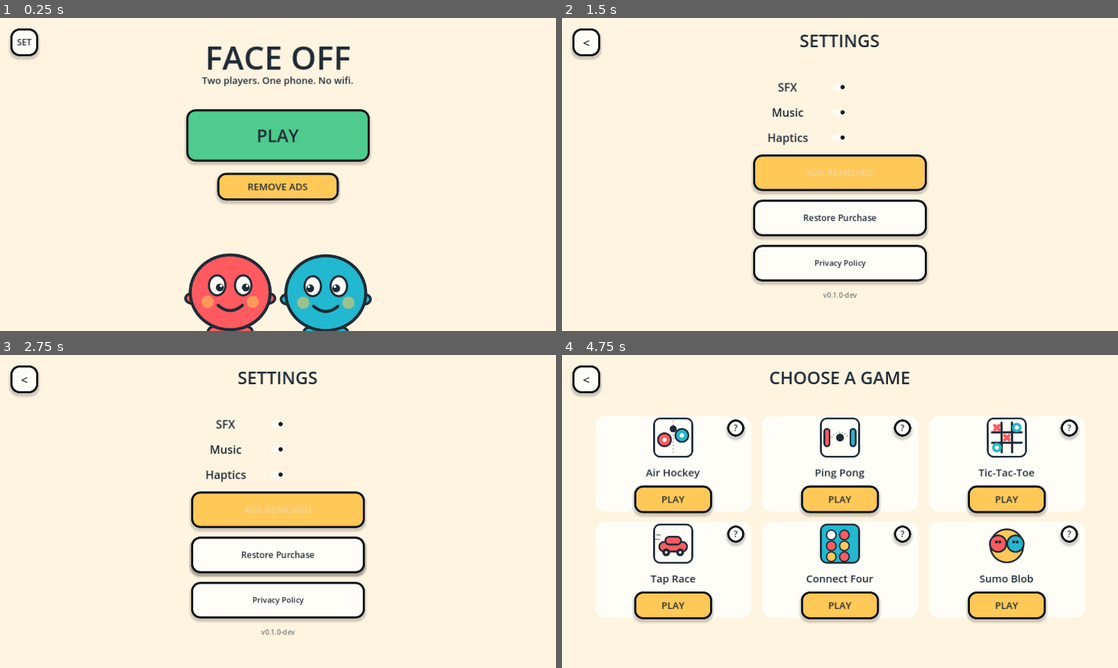
Above: before the commit, frames 1-4 (two rows, left to right).
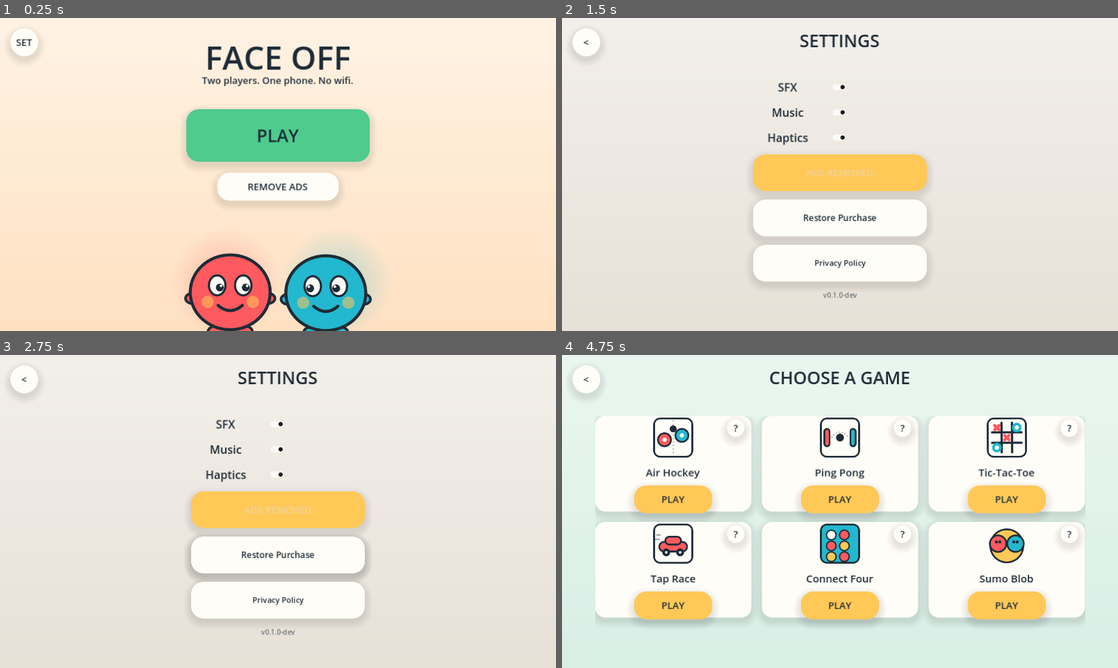
Above: after the commit, the same moments.

Repository: jaynishb/face-off
Game: Godot game, scene res://shell/main_menu/MainMenu.tscn
The game is run twice, just before and just after one commit, with the same random seed, the same clock (stepped at 60 frames per second) and the same inputs. Sound files missing from this copy of the repository are replaced by a short silence.
Inputs:
- Up to frame 1 (0.25 s): no input
- Up to frame 2 (1.5 s): click "SET" at 0.5 s; click "REMOVE ADS" at 1.25 s
- Up to frame 3 (2.75 s): click "Restore Purchase" at 2 s
- Up to frame 4 (4.75 s): click "Privacy Policy" at 2.75 s; click "<" at 3.5 s; click "PLAY" at 4.25 s

The runs differ from the first frame. In frame 1, 18% of the frame differs, in the area x 0-100%, y 3-100%; in frame 2, 4.4%; in frame 3, 4.7%; in frame 4, 34%, in the area x 0-100%, y 2-100%.

Commit message:
Shell pass: soft gradient/borderless card style, à la wellness-app onboarding
Layers a second, distinct visual language onto the shell screens (Main
Menu, Game Select, Rules Card, Results, WinBanner, Settings) — soft
pastel gradient backgrounds and borderless rounded cards/buttons with a
gentle drop shadow, closer to a modern wellness-app onboarding flow than
the game's sticker HUD. Purely additive: Juice.gd's in-game sticker
rendering and MatchHost's HUD chrome are untouched, and the fixed
P1/P2 player colors are unchanged.

- Palette.gd: per-screen soft gradient pairs (GRADIENT_MENU/SELECT/
  RULES/RESULTS/SETTINGS).
- UIUtil.gd: gradient_bg(), soft_glow(), soft_panel_style(),
  make_soft_button()/make_soft_round_button() alongside the existing
  sticker-style helpers.
- Wired the new helpers into all six shell screens; WinBanner's win
  text now sits on a soft card instead of bare on screen, and the Main
  Menu mascots get a soft brand-colored glow behind them.

Verified with a real Godot 4.3 Web export driven via Playwright/
Chromium (Main Menu, Game Select, Rules Card).

Diff:
--- a/shared/Palette.gd
+++ b/shared/Palette.gd
@@ -43,6 +43,26 @@
 const BOARD_CHARCOAL := Color("#2A3038")
 const BOARD_HOLE := Color("#49535E")
 
+## Soft pastel gradients for the shell (menu/select/rules/results/settings) --
+## each screen gets its own muted mood the same way each game owns a
+## full-screen ground colour above. This is the "smooth, clean" shell look
+## layered on top of the sticker style, which still governs in-game
+## rendering (Juice.gd) and the match HUD -- see CLAUDE.md.
+const GRADIENT_MENU_TOP := Color("#FFF3E4")
+const GRADIENT_MENU_BOTTOM := Color("#FFE1C2")
+
+const GRADIENT_SELECT_TOP := Color("#EAF7F0")
+const GRADIENT_SELECT_BOTTOM := Color("#D8EFE6")
+
+const GRADIENT_RULES_TOP := Color("#E8F5F7")
+const GRADIENT_RULES_BOTTOM := Color("#D6ECEF")
+
+const GRADIENT_RESULTS_TOP := Color("#FFF6DE")
+const GRADIENT_RESULTS_BOTTOM := Color("#FFE9B8")
+
+const GRADIENT_SETTINGS_TOP := Color("#F3EFEA")
+const GRADIENT_SETTINGS_BOTTOM := Color("#E7E1D8")
+
 static func for_player(player: int) -> Color:
 	return PLAYER_1 if player == 1 else PLAYER_2
 
--- a/shared/UIUtil.gd
+++ b/shared/UIUtil.gd
@@ -13,6 +13,94 @@
 	parent.add_child(bg)
 	parent.move_child(bg, 0)
 	return bg
+
+## A soft top-to-bottom gradient background, for the shell's smooth/clean
+## look (as opposed to the flat sticker grounds games render with). Same
+## call shape as full_rect_bg -- drop-in replacement on shell screens.
+static func gradient_bg(parent: Control, top_color: Color, bottom_color: Color) -> TextureRect:
+	var gradient := Gradient.new()
+	gradient.set_color(0, top_color)
+	gradient.set_color(1, bottom_color)
+	var tex := GradientTexture2D.new()
+	tex.gradient = gradient
+	tex.fill = GradientTexture2D.FILL_LINEAR
+	tex.fill_from = Vector2(0, 0)
+	tex.fill_to = Vector2(0, 1)
+	tex.width = 2
+	tex.height = 512
+
+	var bg := TextureRect.new()
+	bg.texture = tex
+	bg.stretch_mode = TextureRect.STRETCH_SCALE
+	bg.set_anchors_preset(Control.PRESET_FULL_RECT)
+	bg.mouse_filter = Control.MOUSE_FILTER_IGNORE
+	parent.add_child(bg)
+	parent.move_child(bg, 0)
+	return bg
+
+## A soft blurred glow, e.g. behind a mascot or hero element -- radial,
+## fading to transparent, no hard edge. Purely decorative (ignores input).
+static func soft_glow(parent: Control, color: Color, diameter: float = 240.0) -> TextureRect:
+	var gradient := Gradient.new()
+	gradient.set_color(0, Color(color, 0.35))
+	gradient.set_color(1, Color(color, 0.0))
+	var tex := GradientTexture2D.new()
+	tex.gradient = gradient
+	tex.fill = GradientTexture2D.FILL_RADIAL
+	tex.fill_from = Vector2(0.5, 0.5)
+	tex.fill_to = Vector2(1.0, 0.5)
+	tex.width = 128
+	tex.height = 128
+
+	var glow := TextureRect.new()
+	glow.texture = tex
+	glow.custom_minimum_size = Vector2(diameter, diameter)
+	glow.size = Vector2(diameter, diameter)
+	glow.mouse_filter = Control.MOUSE_FILTER_IGNORE
+	parent.add_child(glow)
+	return glow
+
+## A soft, borderless rounded panel style -- the shell's "smooth card" look:
+## no hard outline (unlike the sticker style's thick ink edge), just a
+## gentle drop shadow. Used for shell cards/tiles/panels.
+static func soft_panel_style(bg_color: Color = Palette.SURFACE, corner: float = 28.0) -> StyleBoxFlat:
+	var style := StyleBoxFlat.new()
+	style.bg_color = bg_color
+	style.set_corner_radius_all(int(corner))
+	style.shadow_color = Color(0, 0, 0, 0.10)
+	style.shadow_size = 18
+	style.shadow_offset = Vector2(0, 8)
+	return style
+
+## A smooth, borderless button for shell screens -- rounded corners and a
+## soft shadow, no thick ink outline (that's reserved for the sticker style
+## games/match-HUD use). Same call shape as make_button.
+static func make_soft_button(text: String, font_size: int = 28, bg_color: Color = Palette.ACCENT, text_color: Color = Palette.INK) -> Button:
+	var btn := Button.new()
+	btn.text = text
+	btn.custom_minimum_size = Vector2(280, 84)
+	btn.add_theme_font_size_override("font_size", font_size)
+	btn.add_theme_color_override("font_color", text_color)
+	btn.add_theme_color_override("font_hover_color", text_color)
+	btn.add_theme_color_override("font_pressed_color", text_color)
+
+	var style := soft_panel_style(bg_color, 28.0)
+	for state in ["normal", "hover", "pressed", "focus", "disabled"]:
+		btn.add_theme_stylebox_override(state, style)
+
+	wire_bounce(btn)
+	return btn
+
+## A circular soft icon button (back/close/settings) matching make_soft_button.
+static func make_soft_round_button(text: String, diameter: float = 56.0, bg_color: Color = Palette.SURFACE) -> Button:
+	var btn := make_soft_button(text, 22, bg_color)
+	btn.custom_minimum_size = Vector2(diameter, diameter)
+	btn.size = Vector2(diameter, diameter)
+	var style: StyleBoxFlat = btn.get_theme_stylebox("normal").duplicate()
+	style.set_corner_radius_all(int(diameter * 0.5))
+	for state in ["normal", "hover", "pressed", "focus", "disabled"]:
+		btn.add_theme_stylebox_override(state, style)
+	return btn
 
 static func make_button(text: String, font_size: int = 28, bg_color: Color = Palette.ACCENT) -> Button:
 	var btn := Button.new()
--- a/shared/components/WinBanner.gd
+++ b/shared/components/WinBanner.gd
@@ -6,6 +6,7 @@
 @export var title_label_path: NodePath
 
 var _title_label: Label
+var _card: PanelContainer
 
 func _ready() -> void:
 	layer = 40
@@ -15,13 +16,18 @@
 	visible = false
 
 func _build_ui() -> void:
+	_card = PanelContainer.new()
+	var style := UIUtil.soft_panel_style(Palette.SURFACE, 32.0)
+	style.set_content_margin_all(28)
+	_card.add_theme_stylebox_override("panel", style)
+	_card.set_anchors_preset(Control.PRESET_CENTER)
+	add_child(_card)
+
 	_title_label = Label.new()
-	_title_label.set_anchors_preset(Control.PRESET_CENTER)
 	_title_label.horizontal_alignment = HORIZONTAL_ALIGNMENT_CENTER
 	_title_label.vertical_alignment = VERTICAL_ALIGNMENT_CENTER
 	_title_label.add_theme_font_size_override("font_size", 64)
-	_title_label.pivot_offset = Vector2(160, 40)
-	add_child(_title_label)
+	_card.add_child(_title_label)
 
 func show_winner(winner: int) -> void:
 	visible = true
@@ -35,7 +41,11 @@
 		_title_label.text = "PLAYER %d WINS!" % winner
 		_title_label.add_theme_color_override("font_color", Palette.for_player(winner))
 
-	_title_label.scale = Vector2(0.5, 0.5)
+	var anim_root: Control = _card if _card else _title_label
+	anim_root.scale = Vector2(0.5, 0.5)
+	if _card:
+		await get_tree().process_frame
+		_card.pivot_offset = _card.size * 0.5
 	var tween := create_tween()
 	tween.set_trans(Tween.TRANS_BACK).set_ease(Tween.EASE_OUT)
-	tween.tween_property(_title_label, "scale", Vector2.ONE, 0.35)
+	tween.tween_property(anim_root, "scale", Vector2.ONE, 0.35)
--- a/shell/game_select/GameSelect.gd
+++ b/shell/game_select/GameSelect.gd
@@ -1,14 +1,13 @@
 extends Control
-## Game Select — chunky tiles, one per launch-roster game, each with its own
-## [?] rules button. Tapping a tile the first time auto-opens the rules card
-## before starting; subsequent taps launch straight in.
+## Game Select — one soft, shadowed tile per launch-roster game, each with
+## its own [?] rules button. Tapping a tile the first time auto-opens the
+## rules card before starting; subsequent taps launch straight in.
 
 func _ready() -> void:
-	UIUtil.full_rect_bg(self, Palette.BACKGROUND)
+	UIUtil.gradient_bg(self, Palette.GRADIENT_SELECT_TOP, Palette.GRADIENT_SELECT_BOTTOM)
 	AudioManager.play_menu_music()
 
-	var back_btn := UIUtil.make_button("<", 28, Palette.SURFACE)
-	back_btn.custom_minimum_size = Vector2(64, 64)
+	var back_btn := UIUtil.make_soft_round_button("<", 64, Palette.SURFACE)
 	back_btn.position = Vector2(24, 24)
 	back_btn.pressed.connect(func(): get_tree().change_scene_to_file("res://shell/main_menu/MainMenu.tscn"))
 	add_child(back_btn)
@@ -51,10 +50,7 @@
 	tile.custom_minimum_size = Vector2(360, 220)
 
 	var panel := Panel.new()
-	var style := StyleBoxFlat.new()
-	style.bg_color = Palette.SURFACE
-	style.set_corner_radius_all(24)
-	panel.add_theme_stylebox_override("panel", style)
+	panel.add_theme_stylebox_override("panel", UIUtil.soft_panel_style(Palette.SURFACE, 24.0))
 	panel.set_anchors_preset(Control.PRESET_FULL_RECT)
 	tile.add_child(panel)
 
@@ -81,15 +77,14 @@
 	# this self-corrects with no code change once the scene file lands.
 	var built := ResourceLoader.exists(meta.get("scene", ""))
 
-	var play_btn := UIUtil.make_button("PLAY" if built else "SOON", 22, Palette.ACCENT if built else Palette.SURFACE)
+	var play_btn := UIUtil.make_soft_button("PLAY" if built else "SOON", 22, Palette.ACCENT if built else Palette.SURFACE)
 	play_btn.custom_minimum_size = Vector2(180, 64)
 	play_btn.size_flags_horizontal = Control.SIZE_SHRINK_CENTER
 	play_btn.disabled = not built
 	play_btn.pressed.connect(func(): _on_tile_pressed(game_id))
 	vbox.add_child(play_btn)
 
-	var rules_btn := UIUtil.make_button("?", 20, Palette.SURFACE)
-	rules_btn.custom_minimum_size = Vector2(40, 40)
+	var rules_btn := UIUtil.make_soft_round_button("?", 40, Palette.SURFACE)
 	rules_btn.position = Vector2(360 - 56, 8)
 	rules_btn.pressed.connect(func(): _show_rules(game_id))
 	tile.add_child(rules_btn)
--- a/shell/main_menu/MainMenu.gd
+++ b/shell/main_menu/MainMenu.gd
@@ -10,15 +10,14 @@
 var _p2_mascot: TextureRect
 
 func _ready() -> void:
-	UIUtil.full_rect_bg(self, Palette.BACKGROUND)
+	UIUtil.gradient_bg(self, Palette.GRADIENT_MENU_TOP, Palette.GRADIENT_MENU_BOTTOM)
 	GameManager.clear_session_tally()
 	AudioManager.play_menu_music()
 
 	# Plain ASCII text, not a symbol glyph -- the default engine font has no
 	# coverage for gear/emoji codepoints and silently draws a tofu box
 	# instead (same class of bug fixed for game-tile emoji; see CLAUDE.md).
-	var settings_btn := UIUtil.make_button("SET", 20, Palette.SURFACE)
-	settings_btn.custom_minimum_size = Vector2(64, 64)
+	var settings_btn := UIUtil.make_soft_round_button("SET", 64, Palette.SURFACE)
 	settings_btn.position = Vector2(24, 24)
 	settings_btn.pressed.connect(func(): get_tree().change_scene_to_file("res://shell/settings/Settings.tscn"))
 	add_child(settings_btn)
@@ -40,21 +39,27 @@
 	subtitle.size = Vector2(Field.width(), 40)
 	add_child(subtitle)
 
-	var play_btn := UIUtil.make_button("PLAY", 40, Palette.SUCCESS)
+	var play_btn := UIUtil.make_soft_button("PLAY", 40, Palette.SUCCESS)
 	play_btn.custom_minimum_size = Vector2(420, 120)
 	play_btn.position = Vector2(Field.mid_x() - 210, 210)
 	play_btn.pressed.connect(_on_play_pressed)
 	add_child(play_btn)
 	UIUtil.pop_in(play_btn, 0.1)
 
-	var remove_ads_btn := UIUtil.make_button(
-		"ADS REMOVED" if SaveManager.ad_free else "REMOVE ADS", 22
+	var remove_ads_btn := UIUtil.make_soft_button(
+		"ADS REMOVED" if SaveManager.ad_free else "REMOVE ADS", 22, Palette.SURFACE
 	)
 	remove_ads_btn.custom_minimum_size = Vector2(280, 64)
 	remove_ads_btn.position = Vector2(Field.mid_x() - 140, 356)
 	remove_ads_btn.disabled = SaveManager.ad_free
 	remove_ads_btn.pressed.connect(_on_remove_ads_pressed)
 	add_child(remove_ads_btn)
+
+	# A soft brand-coloured glow behind each mascot -- the "smooth, clean"
+	# equivalent of the reference art's glowing/sparkling hero character,
+	# added before the mascots themselves so it renders behind them.
+	UIUtil.soft_glow(self, Palette.PLAYER_1, 260.0).position = Vector2(Field.mid_x() - 250, 480)
+	UIUtil.soft_glow(self, Palette.PLAYER_2, 260.0).position = Vector2(Field.mid_x() + 5, 480)
 
 	_p1_mascot = _build_mascot("res://shared/art/mascot_p1.svg", Vector2(Field.mid_x() - 220, 515), false)
 	_p2_mascot = _build_mascot("res://shared/art/mascot_p2.svg", Vector2(Field.mid_x() + 70, 515), true)
--- a/shell/results/Results.gd
+++ b/shell/results/Results.gd
@@ -4,7 +4,7 @@
 ## be the biggest, brightest button on the screen (PRD 7.5).
 
 func _ready() -> void:
-	UIUtil.full_rect_bg(self, Palette.BACKGROUND)
+	UIUtil.gradient_bg(self, Palette.GRADIENT_RESULTS_TOP, Palette.GRADIENT_RESULTS_BOTTOM)
 	AudioManager.play_menu_music()
 
 	var winner: int = GameManager.last_winner
@@ -17,20 +17,26 @@
 	add_child(title)
 
 	var tally := GameManager.get_session_tally(GameManager.current_game_id)
+	var tally_card := Panel.new()
+	tally_card.add_theme_stylebox_override("panel", UIUtil.soft_panel_style(Palette.SURFACE, 24.0))
+	tally_card.custom_minimum_size = Vector2(360, 56)
+	tally_card.position = Vector2(Field.mid_x() - 180, 210)
+	add_child(tally_card)
+
 	var tally_label := UIUtil.make_label(
 		"Today:  P1 %d — %d P2" % [tally.get("p1_wins", 0), tally.get("p2_wins", 0)], 26
 	)
-	tally_label.position = Vector2(0, 220)
-	tally_label.size = Vector2(Field.width(), 40)
-	add_child(tally_label)
+	tally_label.set_anchors_preset(Control.PRESET_FULL_RECT)
+	tally_label.vertical_alignment = VERTICAL_ALIGNMENT_CENTER
+	tally_card.add_child(tally_label)
 
-	var rematch_btn := UIUtil.make_button("REMATCH", 40, Palette.SUCCESS)
+	var rematch_btn := UIUtil.make_soft_button("REMATCH", 40, Palette.SUCCESS)
 	rematch_btn.custom_minimum_size = Vector2(440, 140)
 	rematch_btn.position = Vector2(Field.mid_x() - 460, 420)
 	rematch_btn.pressed.connect(_on_rematch_pressed)
 	add_child(rematch_btn)
 
-	var menu_btn := UIUtil.make_button("MENU", 32, Palette.SURFACE)
+	var menu_btn := UIUtil.make_soft_button("MENU", 32, Palette.SURFACE)
 	menu_btn.custom_minimum_size = Vector2(280, 100)
 	menu_btn.position = Vector2(Field.mid_x() + 40, 440)
 	menu_btn.pressed.connect(func(): get_tree().change_scene_to_file("res://shell/main_menu/MainMenu.tscn"))
--- a/shell/rules_card/RulesCard.gd
+++ b/shell/rules_card/RulesCard.gd
@@ -22,9 +22,7 @@
 	dim_tween.tween_property(dim, "color", Color(Palette.INK, 0.45), 0.2)
 
 	var card := PanelContainer.new()
-	var style := StyleBoxFlat.new()
-	style.bg_color = Palette.SURFACE
-	style.set_corner_radius_all(28)
+	var style := UIUtil.soft_panel_style(Palette.SURFACE, 28.0)
 	style.set_content_margin_all(32)
 	card.add_theme_stylebox_override("panel", style)
 	card.custom_minimum_size = Vector2(640, 420)
@@ -39,8 +37,8 @@
 	var title := UIUtil.make_label(display_name.to_upper(), 40)
 	vbox.add_child(title)
 
-	var diagram := ColorRect.new()
-	diagram.color = Palette.BACKGROUND
+	var diagram := Panel.new()
+	diagram.add_theme_stylebox_override("panel", UIUtil.soft_panel_style(Palette.GRADIENT_RULES_TOP, 20.0))
 	diagram.custom_minimum_size = Vector2(0, 140)
 	vbox.add_child(diagram)
 
@@ -58,13 +56,12 @@
 	rules_label.autowrap_mode = TextServer.AUTOWRAP_WORD
 	vbox.add_child(rules_label)
 
-	var got_it := UIUtil.make_button("GOT IT!", 26, Palette.SUCCESS)
+	var got_it := UIUtil.make_soft_button("GOT IT!", 26, Palette.SUCCESS)
 	got_it.size_flags_horizontal = Control.SIZE_SHRINK_CENTER
 	got_it.pressed.connect(_on_dismiss)
 	vbox.add_child(got_it)
 
-	var close_btn := UIUtil.make_button("X", 22, Palette.SURFACE)
-	close_btn.custom_minimum_size = Vector2(56, 56)
+	var close_btn := UIUtil.make_soft_round_button("X", 56, Palette.SURFACE)
 	close_btn.position = Vector2(Field.width() - 80, 24)
 	close_btn.pressed.connect(_on_dismiss)
 	add_child(close_btn)
--- a/shell/settings/Settings.gd
+++ b/shell/settings/Settings.gd
@@ -5,11 +5,10 @@
 const VERSION := "0.1.0-dev"
 
 func _ready() -> void:
-	UIUtil.full_rect_bg(self, Palette.BACKGROUND)
+	UIUtil.gradient_bg(self, Palette.GRADIENT_SETTINGS_TOP, Palette.GRADIENT_SETTINGS_BOTTOM)
 	AudioManager.play_menu_music()
 
-	var back_btn := UIUtil.make_button("<", 28, Palette.SURFACE)
-	back_btn.custom_minimum_size = Vector2(64, 64)
+	var back_btn := UIUtil.make_soft_round_button("<", 64, Palette.SURFACE)
 	back_btn.position = Vector2(24, 24)
 	back_btn.pressed.connect(func(): get_tree().change_scene_to_file("res://shell/main_menu/MainMenu.tscn"))
 	add_child(back_btn)
@@ -29,8 +28,8 @@
 	vbox.add_child(_make_toggle_row("Music", SaveManager.music_enabled, func(v): AudioManager.set_music_enabled(v)))
 	vbox.add_child(_make_toggle_row("Haptics", SaveManager.haptics_enabled, func(v): SaveManager.set_haptics_enabled(v)))
 
-	var ads_btn := UIUtil.make_button(
-		"ADS REMOVED" if SaveManager.ad_free else "REMOVE ADS", 22
+	var ads_btn := UIUtil.make_soft_button(
+		"ADS REMOVED" if SaveManager.ad_free else "REMOVE ADS", 22, Palette.ACCENT
 	)
 	ads_btn.disabled = SaveManager.ad_free
 	ads_btn.pressed.connect(func():
@@ -39,11 +38,11 @@
 	)
 	vbox.add_child(ads_btn)
 
-	var restore_btn := UIUtil.make_button("Restore Purchase", 20, Palette.SURFACE)
+	var restore_btn := UIUtil.make_soft_button("Restore Purchase", 20, Palette.SURFACE)
 	restore_btn.pressed.connect(_on_restore_pressed)
 	vbox.add_child(restore_btn)
 
-	var privacy_btn := UIUtil.make_button("Privacy Policy", 18, Palette.SURFACE)
+	var privacy_btn := UIUtil.make_soft_button("Privacy Policy", 18, Palette.SURFACE)
 	privacy_btn.pressed.connect(_on_privacy_pressed)
 	vbox.add_child(privacy_btn)
 
Not shown, changed: CLAUDE.md
